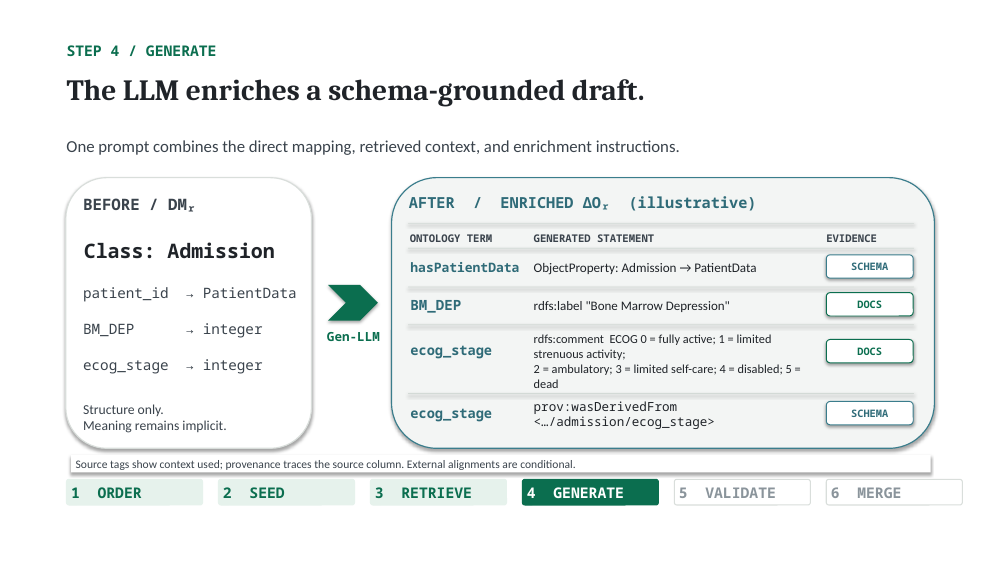
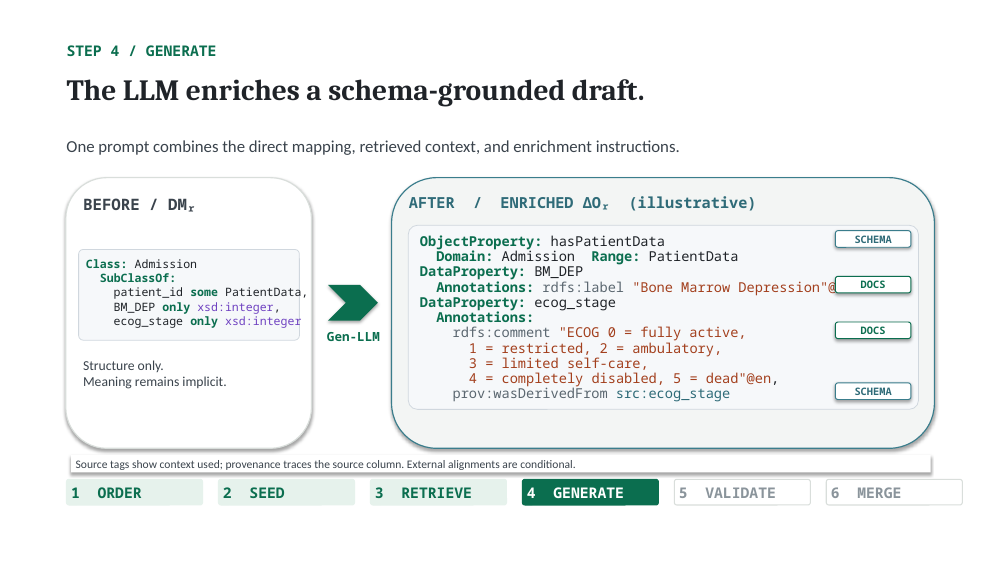
Before and after one commit to NadeenAhmad/rigor_private, a slide deck: slide 9 of presentation/RIGOR_ISWC2026.pptx. Drawn at 1008x567 pixels with LibreOffice and Linux fonts; fonts in the diff are those of the drawing. Boxes give left, top, right and bottom in pixels: in the first picture for what was removed or moved away, otherwise in the second. Text is boxed around its words. In the diff, an @@ line names an element or a change of style, - is before the commit and + after.

```diff
--- a/presentation/RIGOR_ISWC2026.pptx
+++ b/presentation/RIGOR_ISWC2026.pptx
@@ rectangle removed at bbox=[408, 223, 914, 224] @@
@@ rounded rectangle added at bbox=[408, 225, 919, 410], fill #F6F8FA, outline #D0D7DE 0.75 pt, 13 pt, text #A3401E @@
+ObjectProperty: hasPatientData
+Domain: Admission Range: PatientData
+DataProperty: BM_DEP
+Annotations: rdfs:label "Bone Marrow Depression"@en
+DataProperty: ecog_stage
+Annotations:
+rdfs:comment "ECOG 0 = fully active,
+1 = restricted, 2 = ambulatory,
+3 = limited self-care,
+4 = completely disabled, 5 = dead"@en,
+prov:wasDerivedFrom src:ecog_stage
@@ text removed at bbox=[410, 234, 492, 242] @@
-ONTOLOGY TERM
@@ text removed at bbox=[534, 234, 654, 242] @@
-GENERATED STATEMENT
@@ text removed at bbox=[826, 234, 877, 242] @@
-EVIDENCE
@@ rounded rectangle "SCHEMA": place and size @@
-rounded rectangle "SCHEMA" at bbox=[827, 255, 913, 278]
+rounded rectangle "SCHEMA" at bbox=[836, 231, 911, 247]
@@ rounded rectangle added at bbox=[79, 250, 299, 340], fill #F6F8FA, outline #D0D7DE 0.75 pt, 11 pt, text #1F2328 @@
+Class: Admission
+SubClassOf:
+patient_id some PatientData,
+BM_DEP only xsd:integer,
+ecog_stage only xsd:integer
@@ text removed at bbox=[84, 242, 274, 259] @@
-Class: Admission
@@ rectangle removed at bbox=[408, 248, 914, 249] @@
@@ text removed at bbox=[410, 262, 519, 272] @@
-hasPatientData
@@ text removed at bbox=[534, 263, 756, 275] @@
-ObjectProperty: Admission → PatientData
@@ text removed at bbox=[83, 287, 297, 302] @@
-patient_id → PatientData
@@ rectangle removed at bbox=[408, 287, 914, 287] @@
@@ rounded rectangle "DOCS": place and size @@
-rounded rectangle "DOCS" at bbox=[827, 293, 913, 316]
+rounded rectangle "DOCS" at bbox=[836, 276, 911, 293]
@@ text removed at bbox=[83, 323, 263, 338] @@
-BM_DEP → integer
@@ rectangle removed at bbox=[408, 324, 914, 325] @@
@@ text removed at bbox=[410, 300, 461, 313] @@
-BM_DEP
@@ text removed at bbox=[534, 301, 730, 312] @@
-rdfs:label "Bone Marrow Depression"
@@ rounded rectangle "DOCS": place and size @@
-rounded rectangle "DOCS" at bbox=[827, 340, 913, 363]
+rounded rectangle "DOCS" at bbox=[836, 322, 911, 339]
@@ text "Structure only. Meaning remains implicit.": place and size @@
-text "Structure only. Meaning remains implicit." at bbox=[83, 404, 226, 433]
+text "Structure only. Meaning remains implicit." at bbox=[83, 360, 226, 389]
@@ text removed at bbox=[83, 359, 263, 374] @@
-ecog_stage → integer
@@ text removed at bbox=[410, 345, 492, 359] @@
-ecog_stage
@@ text removed at bbox=[534, 334, 792, 388] @@
-rdfs:comment ECOG 0 = fully active; 1 = limited strenuous activity;
-2 = ambulatory; 3 = limited self-care; 4 = disabled; 5 = dead
@@ rounded rectangle "SCHEMA": place and size @@
-rounded rectangle "SCHEMA" at bbox=[827, 402, 913, 425]
+rounded rectangle "SCHEMA" at bbox=[836, 383, 911, 399]
@@ rectangle removed at bbox=[408, 393, 914, 394] @@
@@ text removed at bbox=[410, 408, 492, 422] @@
-ecog_stage
@@ text removed at bbox=[534, 401, 715, 429] @@
-prov:wasDerivedFrom <…/admission/ecog_stage>
```
Also in this commit, not shown: 3 other slides changed, 13 other files.
